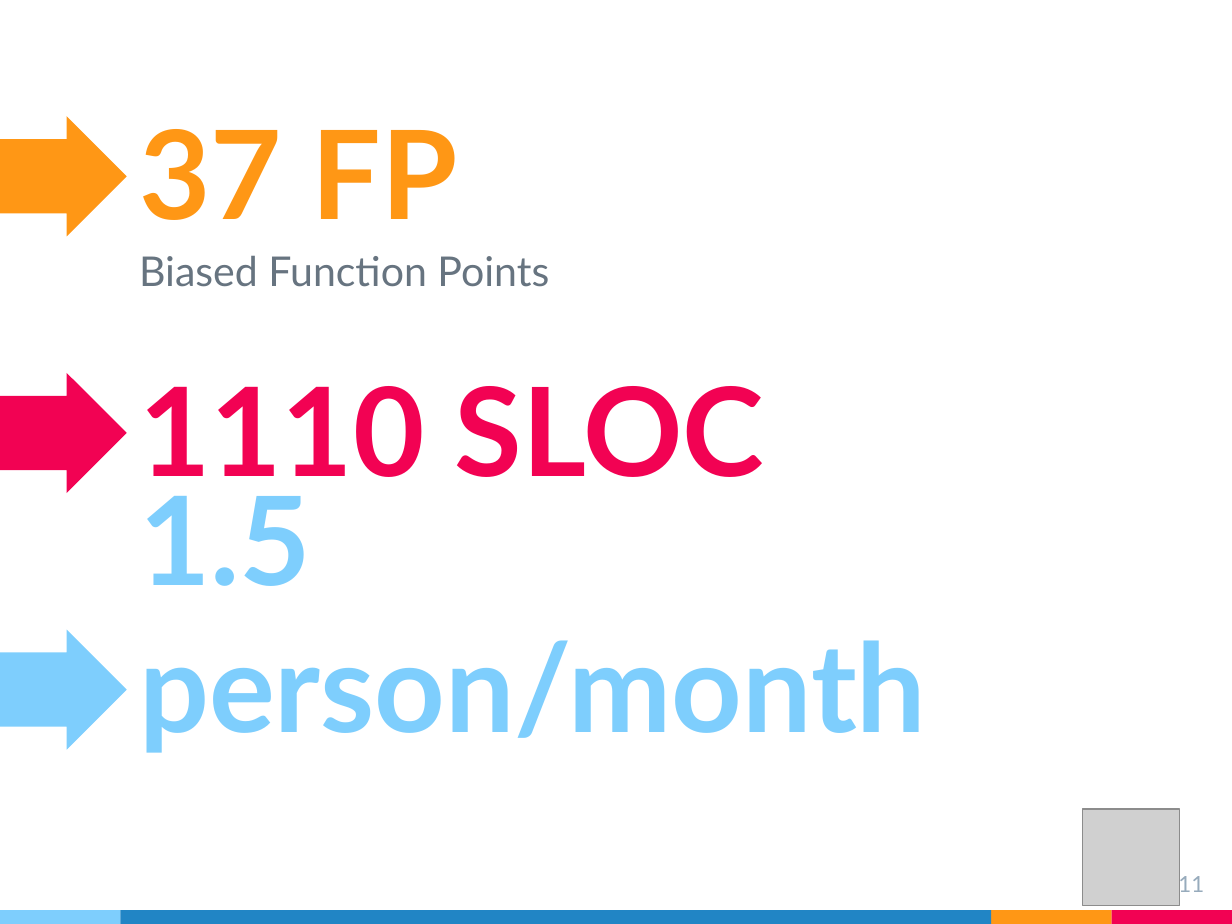
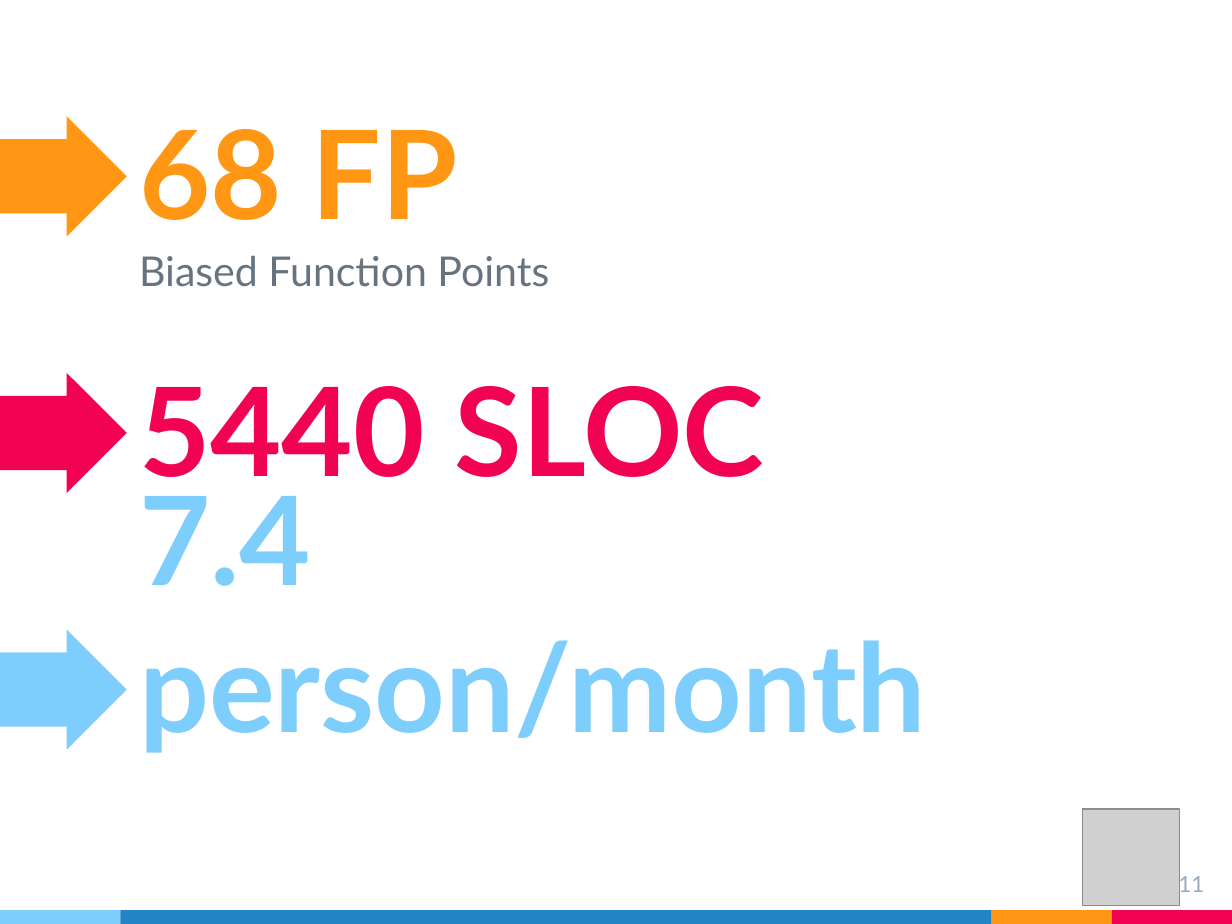
Before and after one commit to lrazovic/advanced_programming, a slide deck: slide 11 of Documentation/News_Feed-Presentation.pptx. Drawn at 1232x924 pixels with LibreOffice and Linux fonts; fonts in the diff are those of the drawing; grey boxes stand for pictures. Boxes give left, top, right and bottom in pixels: in the first picture for what was removed or moved away, otherwise in the second. Text is boxed around its words. In the diff, an @@ line names an element or a change of style, - is before the commit and + after.

```diff
--- a/Documentation/News_Feed-Presentation.pptx
+++ b/Documentation/News_Feed-Presentation.pptx
@@ title at [139, 129, 458, 220]: text changed @@
-37 FP
+68 FP
@@ title at [139, 386, 764, 499]: text changed @@
-1110 SLOC
+5440 SLOC
@@ title at [139, 496, 926, 753]: text changed @@
-1.5 person/month
+7.4 person/month
```
Also in this commit, not shown: 1 other file.
